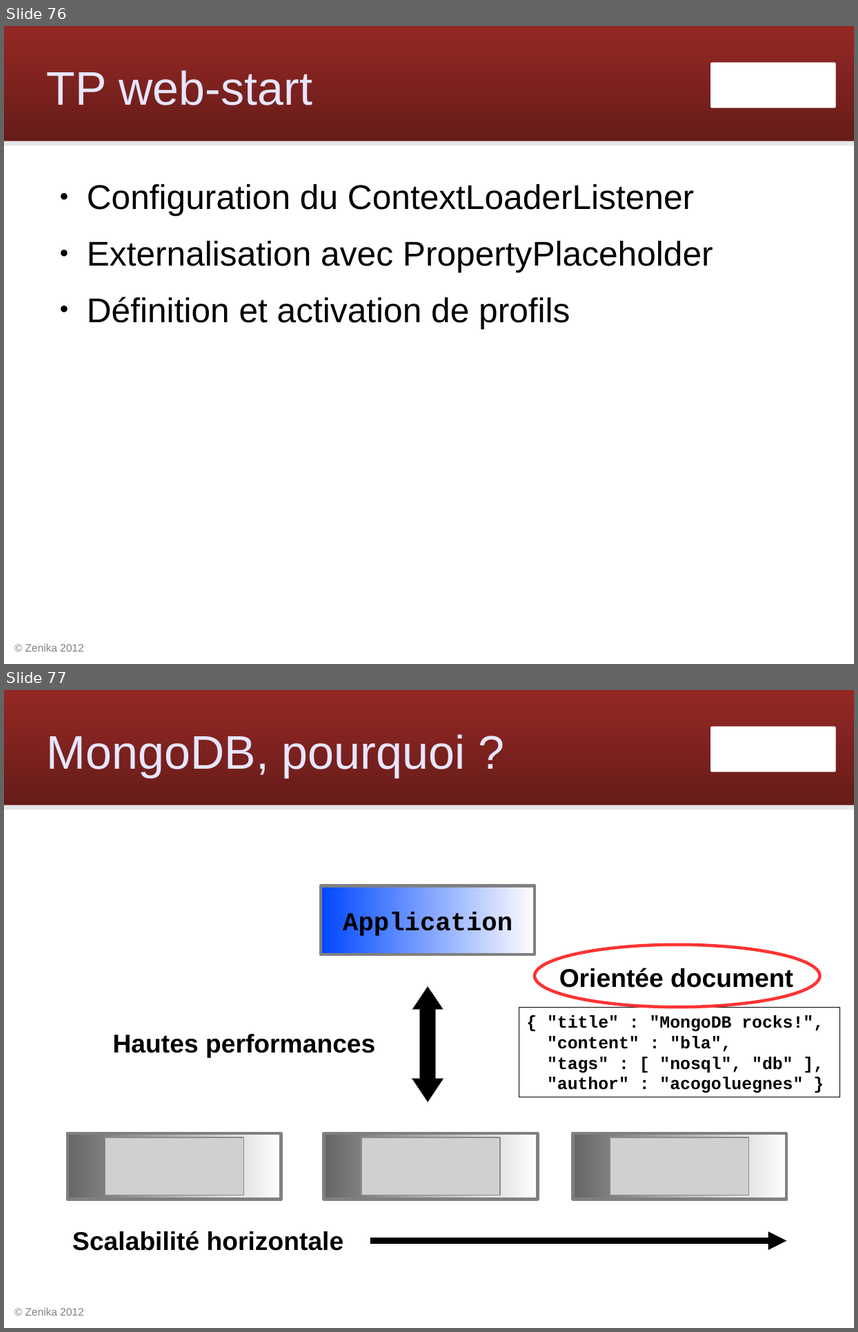
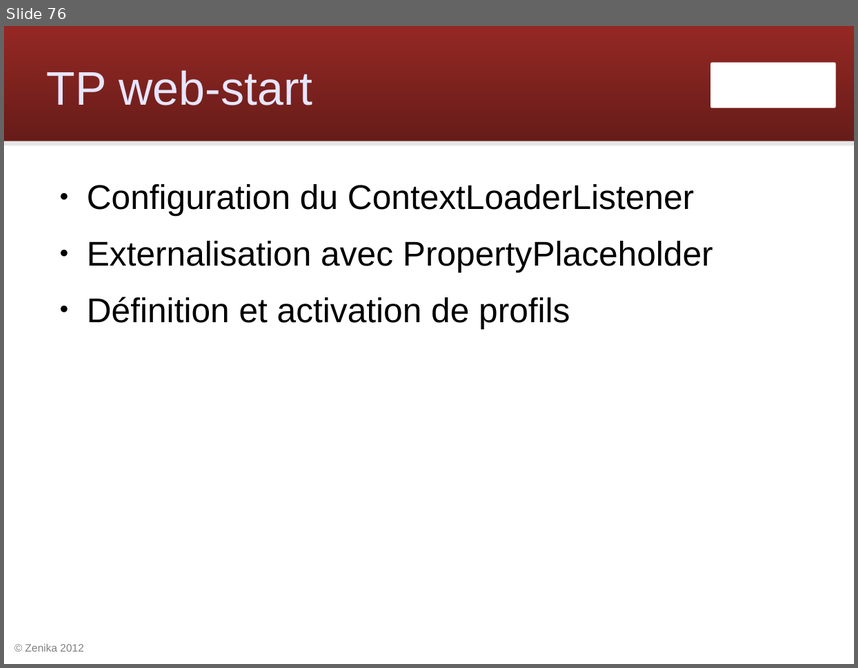
Before and after one commit to Zenika/workshop-spring-core, a slide deck: spring-workshop.odp. Shown one above the other, each under a label of ours: slides 76 and 77 before the commit, slide 76 after it. The pictures are 858x1332 and 858x668 pixels, drawn with LibreOffice and Linux fonts; fonts in the diff are those of the drawing; grey boxes stand for pictures; background and template pictures are left out. Boxes give left, top, right and bottom in pixels: in the first picture for what was removed or moved away, otherwise in the second. Text is boxed around its words. In the diff, an @@ line names an element or a change of style, - is before the commit and + after.

```diff
--- a/spring-workshop.odp
+++ b/spring-workshop.odp
@@ slide 77 removed at (4,690,854,1328), background #FFFFFF; not listed: 4 template elements that a slide beside it also shows @@
@@ title removed at (47,734,466,778) @@
-MongoDB, pourquoi ?
@@ rectangle removed at (321,886,535,954) @@
-Application
@@ ellipse removed at (535,945,820,1007) @@
@@ text removed at (559,967,793,987) @@
-Orientée document
@@ up down arrow removed at (413,986,444,1102) @@
@@ rectangle removed at (519,1007,840,1097) @@
-{ "title" : "MongoDB rocks!",
-"content" : "bla",
-"tags" : [ "nosql", "db" ],
-"author" : "acogoluegnes" }
@@ text removed at (113,1034,375,1057) @@
-Hautes performances
@@ rectangle removed at (67,1134,281,1199) @@
@@ picture removed at (105,1137,244,1195) @@
@@ rectangle removed at (324,1134,538,1199) @@
@@ picture removed at (362,1137,501,1195) @@
@@ rectangle removed at (573,1134,787,1199) @@
@@ picture removed at (611,1137,749,1195) @@
@@ text removed at (72,1230,344,1250) @@
-Scalabilité horizontale
@@ arrow removed from (370, 1241) to (787, 1241) @@
```
Also in this commit, not shown: 1 slide added, 3 other slides removed.
